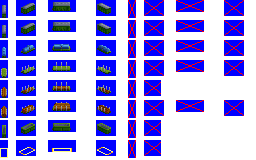
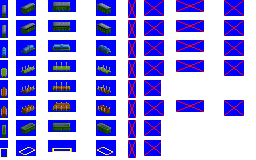
Revision of a layered 256×160 image; what changed, layer by layer:
painted on "wagons" over box(25, 25, 107, 30)
